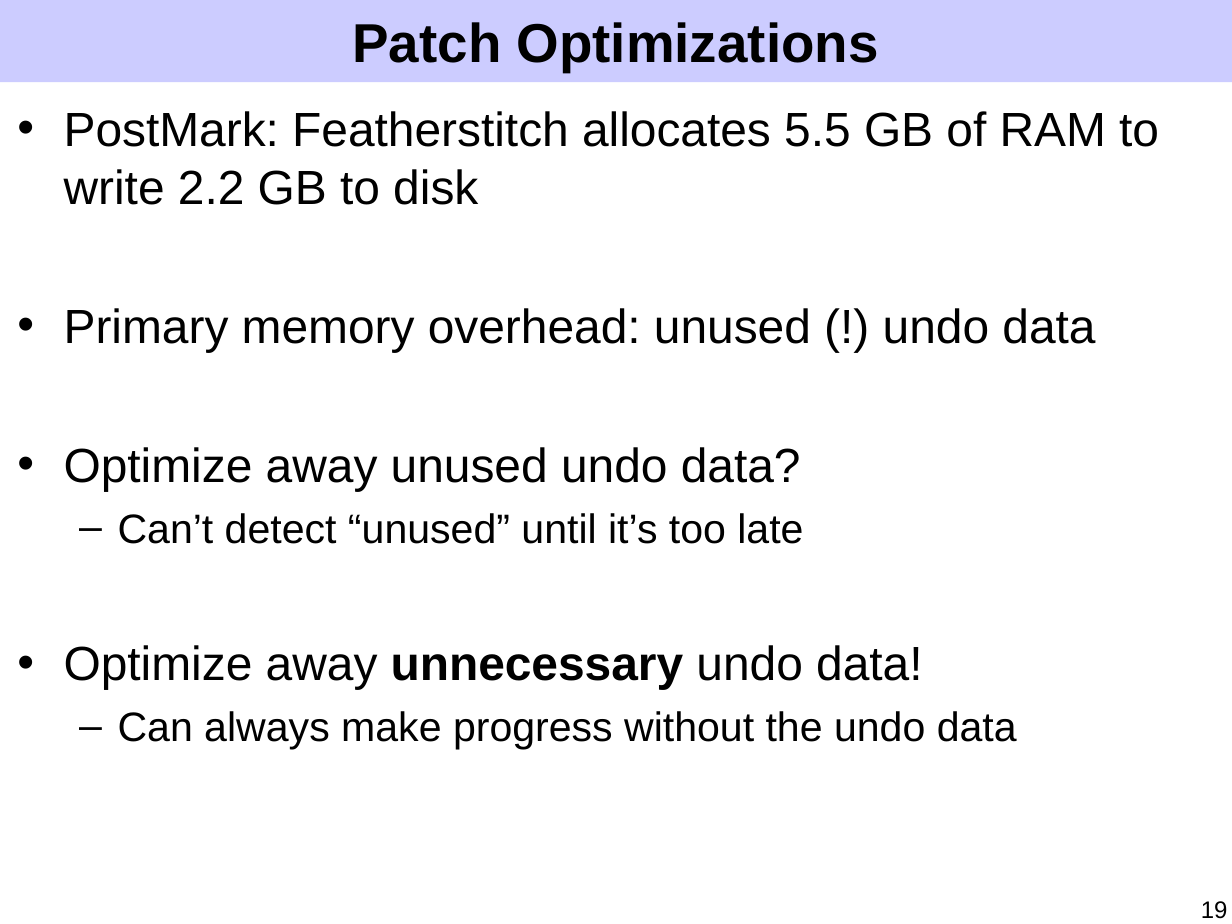
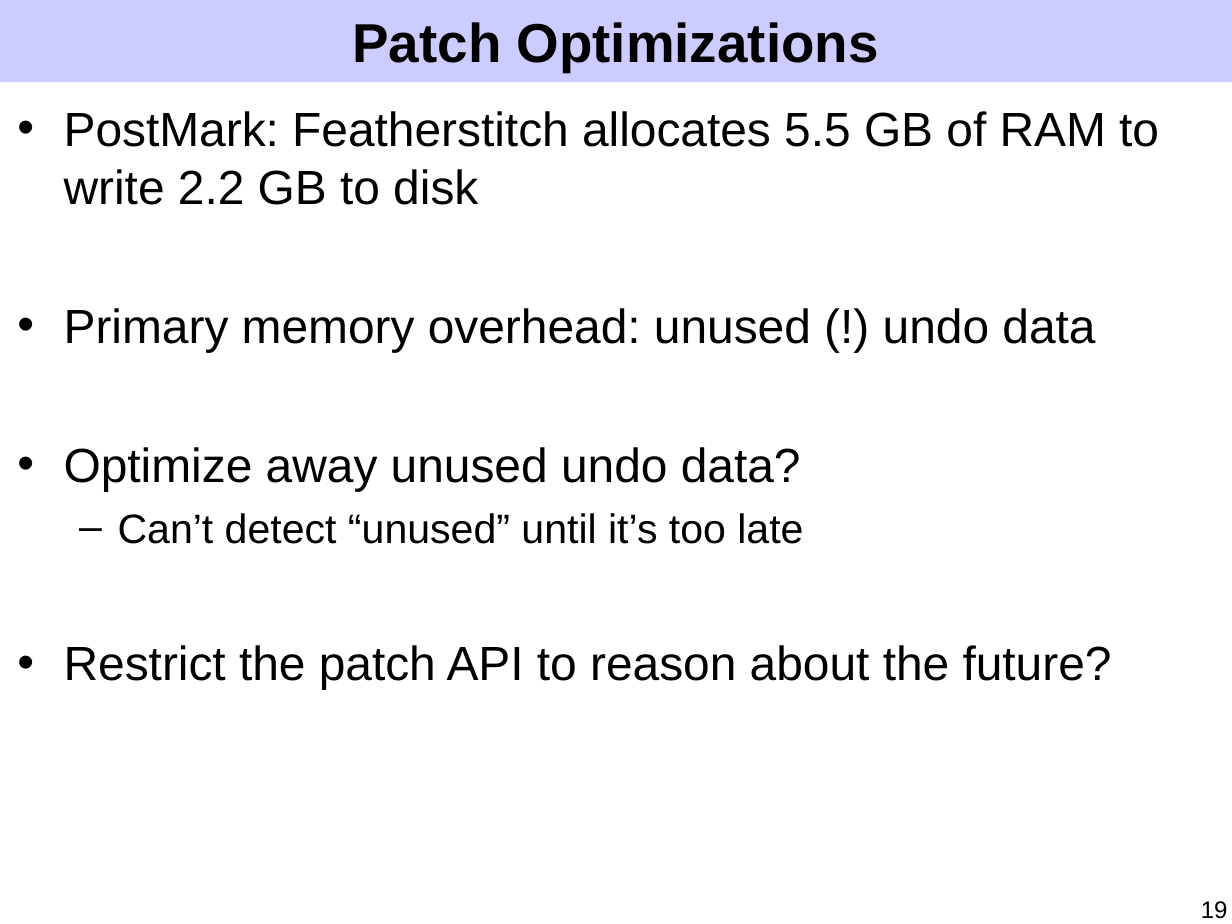
Before and after one commit to ucla-readable/fstitch-doc, a slide deck: slide 19 of sosp/pres.ppt. Drawn at 1232x924 pixels with LibreOffice and Linux fonts; fonts in the diff are those of the drawing. Boxes give left, top, right and bottom in pixels: in the first picture for what was removed or moved away, otherwise in the second. Text is boxed around its words. In the diff, an @@ line names an element or a change of style, - is before the commit and + after.

Commit message:
Improve motivation, patch model, and hard patches.

```diff
--- a/sosp/pres.ppt
+++ b/sosp/pres.ppt
@@ text at (64, 645, 1112, 689): text changed; size 24 to 28 pt @@
-• Optimize away unnecessary undo data!
-  – Can always make progress without the undo data
+• Restrict the patch API to reason about the future?
```
Also in this commit, not shown: 12 other slides changed, 4 slides added, 3 slides removed.
